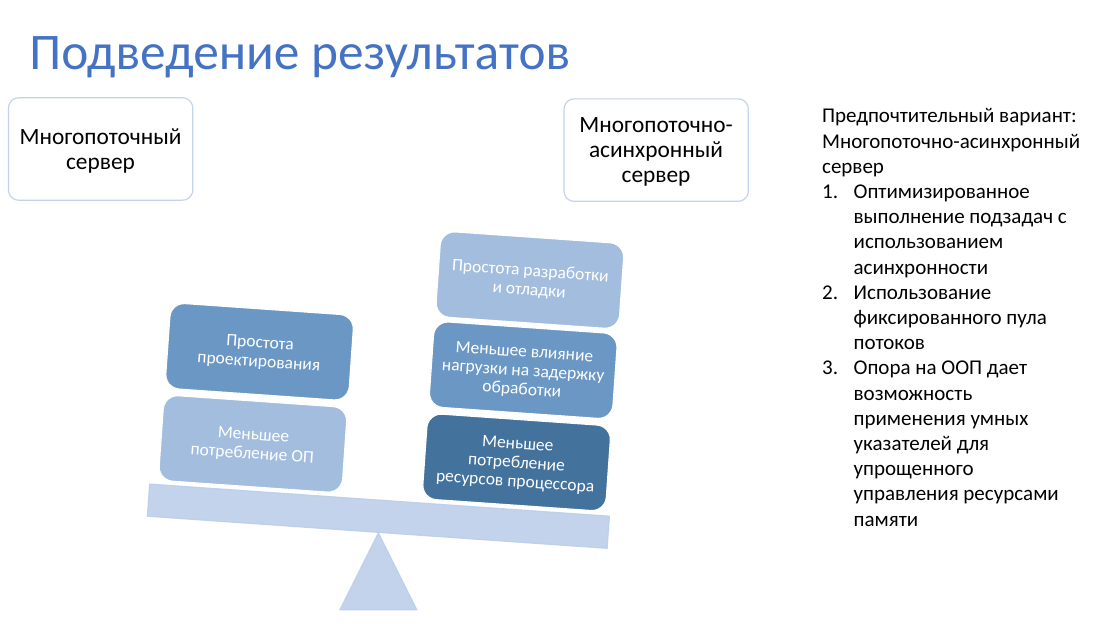
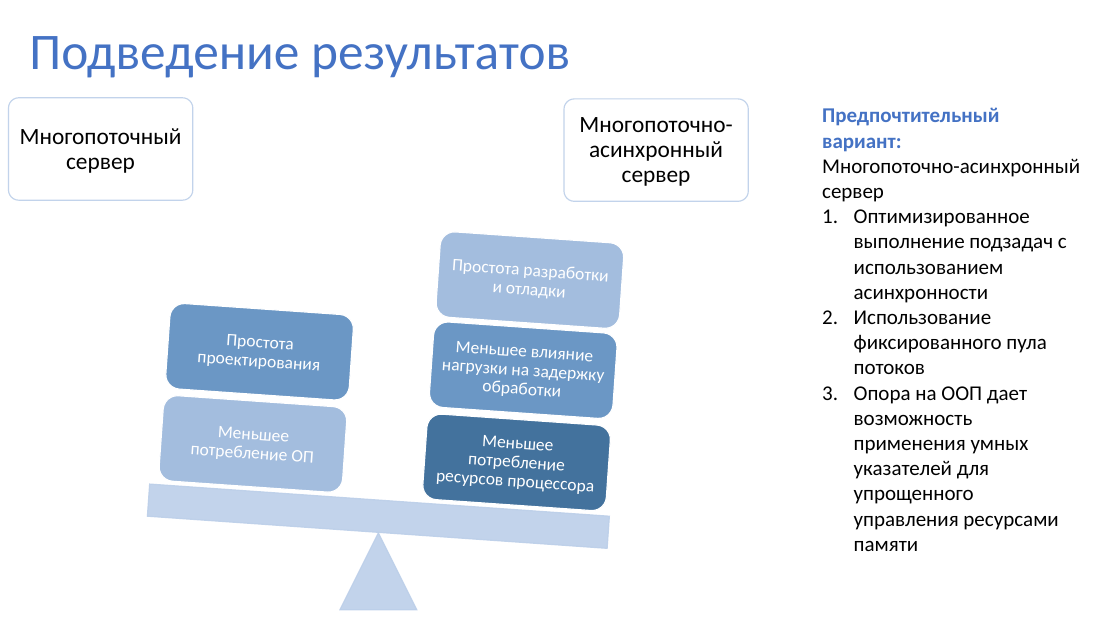
Before and after one commit to xCthulhuFtagn/OS6, a slide deck: slide 19 of ВКР.pptx. Drawn at 1120x630 pixels with LibreOffice and Linux fonts; fonts in the diff are those of the drawing. Boxes give left, top, right and bottom in pixels: in the first picture for what was removed or moved away, otherwise in the second. Text is boxed around its words. In the diff, an @@ line names an element or a change of style, - is before the commit and + after.

```diff
--- a/ВКР.pptx
+++ b/ВКР.pptx
@@ text at (822,107,999,152): text colour #000000 to #4472C4, bold on in "Предпочтительный вариант:" @@
```
Also in this commit, not shown: 4 other slides changed, 1 other file.
